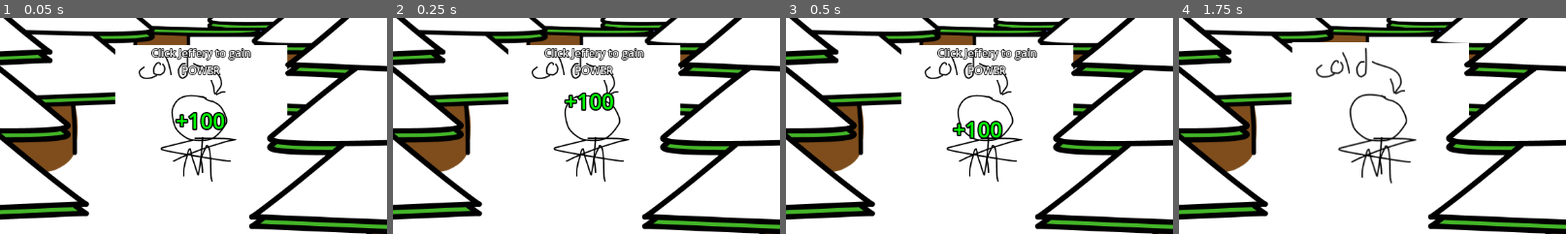
Above: before the commit, frames 1-4 (left to right).
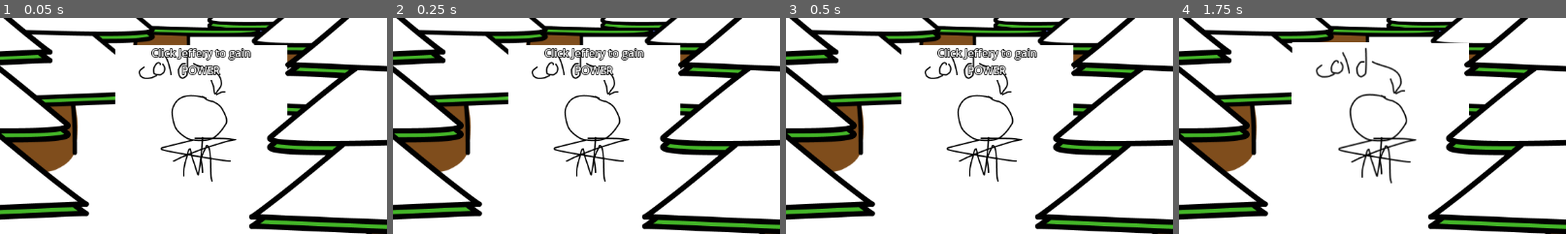
Above: after the commit, the same moments.

Repository: ToasterPanic/its-cold-outside
Game: Godot game, scene res://scenes/game.tscn
Same seed, same stepped clock (60 frames per second), same inputs: the game is played once before the commit and once after it.
Inputs (mouse positions are % of the whole screen's width and height, from its top left):
- Up to frame 1 (0.05 s): no input
- Up to frame 2 (0.25 s): no input
- Up to frame 3 (0.5 s): no input
- Up to frame 4 (1.75 s): click "Click Jeffery to gain POWER" at 0.5 s; tap Enter at 1.25 s; move the mouse to (72, 45) at 1.27 s; hold Right from 1.28 s (still down); right-click (72, 45) at 1.35 s; click (72, 45) at 1.42 s
The pictures show only the part of the screen within x 24-74%, y 24-74%; the shares and areas given below are measured in that part.

The runs differ from the first frame. In frame 1, 0.8% of the frame differs, in the area x 45-59%, y 43-53%; in frame 2, 0.8%; in frame 3, 0.7%; in frame 4, nothing differs.

Commit message:
Flying numbers implementation

Diff:
--- a/scenes/game.tscn
+++ b/scenes/game.tscn
@@ -15,17 +15,10 @@
 [ext_resource type="PackedScene" uid="uid://4857yvvw5rom" path="res://scenes/tree.tscn" id="8_0tnpc"]
 [ext_resource type="Texture2D" uid="uid://b5bg1ltm73lio" path="res://textures/crops/potato_grown.png" id="10_kvpfn"]
 [ext_resource type="Texture2D" uid="uid://dcipxbldb3vel" path="res://textures/bar.png" id="12_kvuet"]
-[ext_resource type="Script" uid="uid://dca64ll8kc8cu" path="res://scripts/flying_number.gd" id="13_rysoc"]
 [ext_resource type="Texture2D" uid="uid://cjavnh4emgat0" path="res://textures/hint_arrow_left.png" id="13_trtic"]
 
 [sub_resource type="LabelSettings" id="LabelSettings_uwrxv"]
 outline_size = 4
-outline_color = Color(0, 0, 0, 1)
-
-[sub_resource type="LabelSettings" id="LabelSettings_ssvqc"]
-font_size = 32
-font_color = Color(0, 1, 0, 1)
-outline_size = 8
 outline_color = Color(0, 0, 0, 1)
 
 [sub_resource type="StyleBoxEmpty" id="StyleBoxEmpty_lnu2h"]
@@ -203,23 +196,6 @@
 vertical_alignment = 1
 autowrap_mode = 3
 
-[node name="FlyingNumber" type="Label" parent="."]
-anchors_preset = 8
-anchor_left = 0.5
-anchor_top = 0.5
-anchor_right = 0.5
-anchor_bottom = 0.5
-offset_left = -36.5
-offset_top = -22.5
-offset_right = 36.5
-offset_bottom = 22.5
-grow_horizontal = 2
-grow_vertical = 2
-size_flags_horizontal = 4
-text = "+100"
-label_settings = SubResource("LabelSettings_ssvqc")
-script = ExtResource("13_rysoc")
-
 [node name="Sprite2D7" parent="." instance=ExtResource("8_0tnpc")]
 position = Vector2(314, -219)
 
--- a/scripts/crop.gd
+++ b/scripts/crop.gd
@@ -75,6 +75,8 @@
 			addition *= 1.5
 
 		game.potatoes += ceili(addition)
+
+		game.create_flying_number("+" + global.numtext(ceili(addition)) + " POT")
 	else:
 		$PopFarming.play()
 		progress += 1.5 / global.crops[type].time_to_grow
--- a/scripts/game.gd
+++ b/scripts/game.gd
@@ -36,6 +36,7 @@
 var crop_scene = preload("res://scenes/crop.tscn")
 var alert_scene = preload("res://scenes/alert.tscn")
 var stock_item_scene = preload("res://scenes/stock_item.tscn")
+var flying_number_scene = preload("res://scenes/flying_number.tscn")
 
 func create_alert(name, desc):
 	var alert = alert_scene.instantiate()
@@ -44,6 +45,17 @@
 %s""" % [name, desc]
 
 	$CanvasLayer/Control/Alerts.add_child(alert)
+
+func create_flying_number(value):
+	var flying_number = flying_number_scene.instantiate()
+
+	flying_number.text = value
+
+	if value.contains("-"):
+		flying_number.label_settings = flying_number.label_settings.duplicate()
+		flying_number.label_settings.font_color = Color(1, 0, 0)
+
+	add_child(flying_number)
 
 func save():
 	var crops = []
@@ -262,6 +274,11 @@
 
 		total_energy_produced += energy_per_second
 		total_power_produced += power_per_second
+
+		if energy_per_second > 0:
+			create_flying_number("+" + global.numtext(energy_per_second) + " E")
+		if power_per_second > 0:
+			create_flying_number("+" + global.numtext(power_per_second) + " POW")
 
 		var send_energy_cap_alert = !energy_capped
 		var send_power_cap_alert = !power_capped
@@ -482,6 +499,7 @@
 		return
 
 	potatoes -= bet
+	create_flying_number("-"+global.numtext(bet)+" POT")
 
 	$CanvasLayer/Control/Panel/Tabs/Gambling/VBox/Flow/SpinSlots.disabled = true
 
@@ -514,9 +532,10 @@
 
 		i += 1
 
-	if $CanvasLayer/Control/Panel/Tabs/Gambling/VBox/Row1/Slot1.texture == $CanvasLayer/Control/Panel/Tabs/Gambling/VBox/Row1/Slot2.texture:
-		if $CanvasLayer/Control/Panel/Tabs/Gambling/VBox/Row1/Slot2.texture == $CanvasLayer/Control/Panel/Tabs/Gambling/VBox/Row1/Slot3.texture:
+	if $CanvasLayer/Control/Panel/Tabs/Gambling/VBox/Row2/Slot1.texture == $CanvasLayer/Control/Panel/Tabs/Gambling/VBox/Row2/Slot2.texture:
+		if $CanvasLayer/Control/Panel/Tabs/Gambling/VBox/Row2/Slot2.texture == $CanvasLayer/Control/Panel/Tabs/Gambling/VBox/Row2/Slot3.texture:
 			potatoes += bet * 10
+			create_flying_number("+"+global.numtext(bet * 10)+" POT")
 
 			$Tada.play()
 
--- a/scripts/stock_item.gd
+++ b/scripts/stock_item.gd
@@ -35,6 +35,8 @@
 
 		game.stocks[get_meta("type")].bought -= 1
 		game.potatoes += game.stocks[get_meta("type")].value
+
+		game.create_flying_number("+"+global.numtext(game.stocks[get_meta("type")].value)+" POT")
 	else:
 		if game.potatoes < game.stocks[get_meta("type")].value:
 			$Error.play()
@@ -42,3 +44,5 @@
 
 		game.potatoes -= game.stocks[get_meta("type")].value
 		game.stocks[get_meta("type")].bought += 1
+
+		game.create_flying_number("-"+global.numtext(game.stocks[get_meta("type")].value)+" POT")
Not shown: 1 places in scenes/game.tscn that only renumber resources
